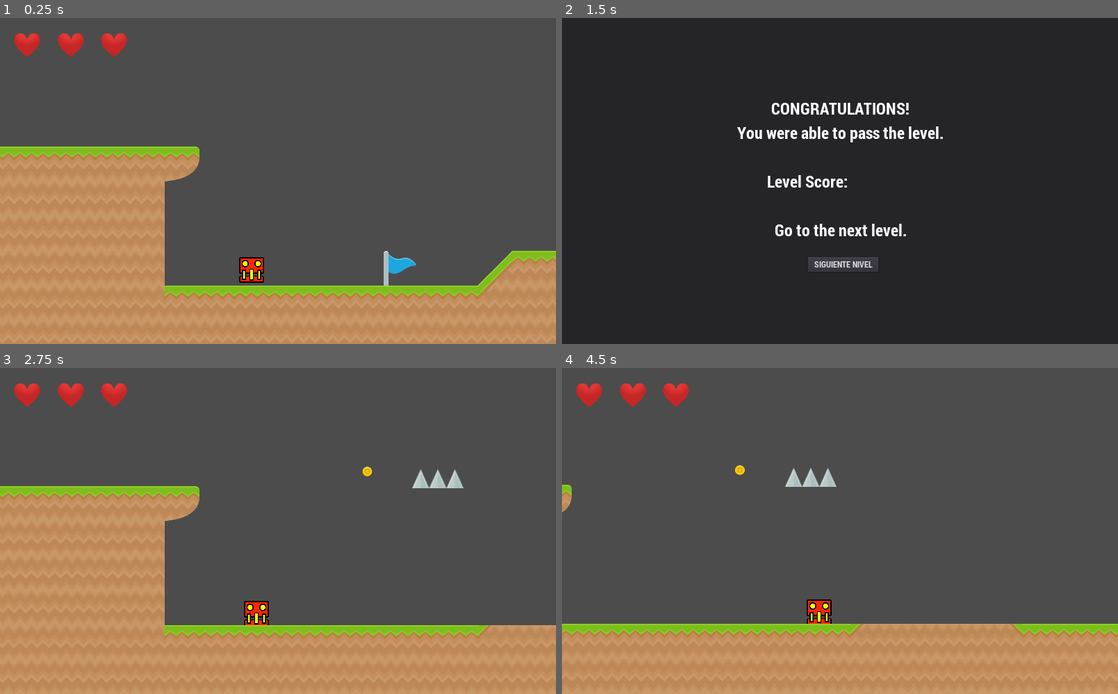
Above: before the commit, frames 1-4 (two rows, left to right).
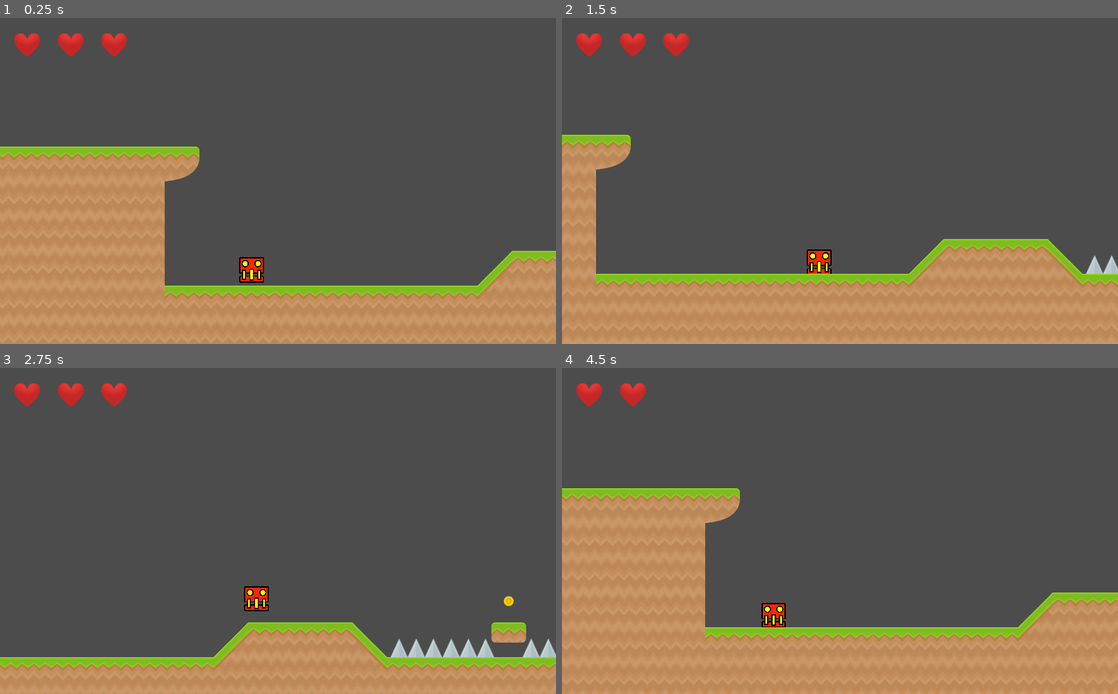
Above: after the commit, the same moments.

Repository: BianchiniMaxi/Programacion-de-Videojuegos-3--Bianchini-Maxi
Game: Godot game, scene res://Scenes/Nivel 2.tscn
The game is run twice, just before and just after one commit, with the same random seed, the same clock (stepped at 60 frames per second) and the same inputs. This scene is started directly instead of the project's main scene.
Inputs (mouse positions are in pixels of both pictures, inside the frame that each line leads up to):
- Up to frame 1 (0.25 s): no input
- Up to frame 2 (1.5 s): no input
- Up to frame 3 (2.75 s): click (278, 615) at 2 s, where only the run before the commit has a clickable "SIGUIENTE NIVEL"
- Up to frame 4 (4.5 s): no input

The runs differ from the first frame. In frame 1, 0.3% of the frame differs, in the area x 69-75%, y 71-83%; in frame 2, 100%, in the area x 0-100%, y 0-100%; in frame 3, 24%; in frame 4, 17%.

Commit message:
Update Nivel 2.tscn

Diff:
--- a/MyProyectGodot/Scenes/Nivel 2.tscn
+++ b/MyProyectGodot/Scenes/Nivel 2.tscn
@@ -472,7 +472,7 @@
 }
 
 [node name="Bandera Final" type="Area2D" parent="."]
-position = Vector2( 1000, -64 )
+position = Vector2( 14000, -63 )
 
 [node name="Sprite" type="Sprite" parent="Bandera Final"]
 texture = ExtResource( 4 )
@@ -863,6 +863,7 @@
 [node name="POP UPs" type="CanvasLayer" parent="."]
 
 [node name="PopupPanel" type="Popup" parent="POP UPs"]
+visible = true
 margin_right = 1024.0
 margin_bottom = 600.0
 __meta__ = {
